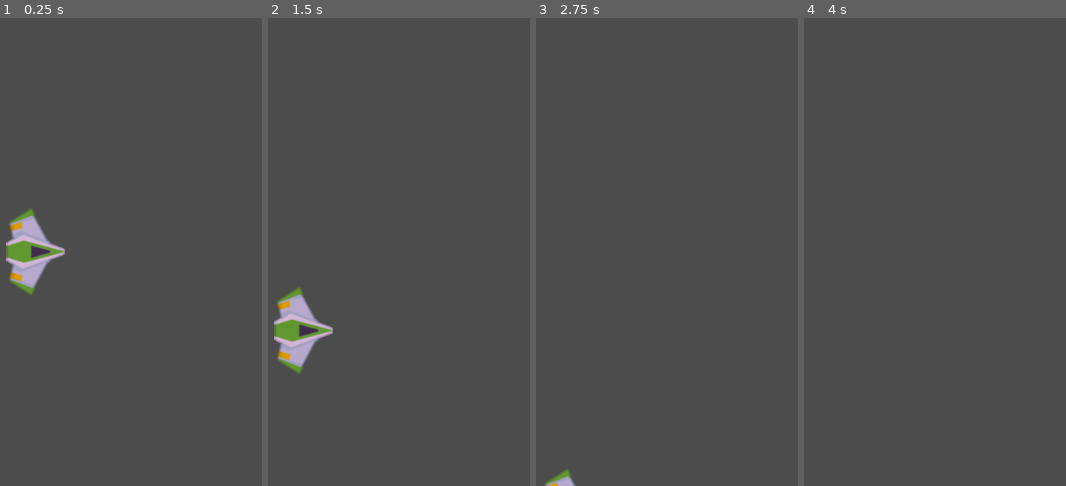
Above: before the commit, frames 1-4 (left to right).
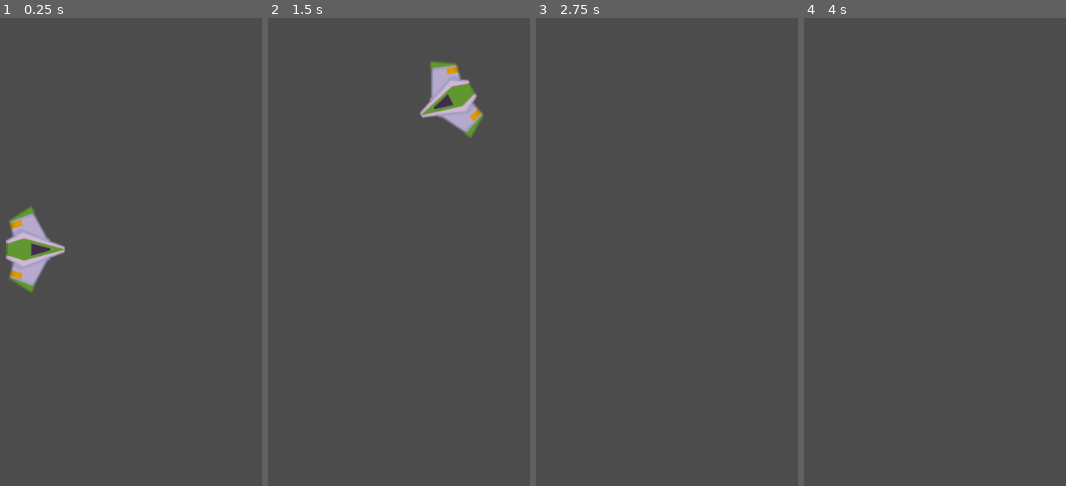
Above: after the commit, the same moments.

Repository: ismael29h/mete0rit0s-juego
Game: Godot game, scene res://Juego/Niveles/NivelTest.tscn
Same seed, same stepped clock (60 frames per second), same inputs: the game is played once before the commit and once after it.
Inputs:
- Up to frame 1 (0.25 s): no input
- Up to frame 2 (1.5 s): hold W (mover_adelante) 0.53-1.28 s; hold A (mover_antihorario) 0.53-1.28 s; tap S (mover_atrás) at 0.8, 1.35 s
- Up to frame 3 (2.75 s): tap D (mover_horario) at 1.55 s; hold W (mover_adelante) from 2.03 s (still down); hold D (mover_horario) from 2.03 s (still down); tap A (mover_antihorario) at 2.3 s
- Up to frame 4 (4 s): release D (mover_horario) at 2.78 s; tap A (mover_antihorario) at 2.85 s; tap S (mover_atrás) at 3.05 s; tap Enter at 3.5 s; release W (mover_adelante) at 3.53 s; hold S (mover_atrás) from 3.53 s (still down); tap D (mover_horario) at 3.8 s

The runs differ from the first frame. In frame 1, 1.2% of the frame differs, in the area x 2-25%, y 40-60%; in frame 2, 4.4%, in the area x 2-83%, y 9-77%; in frame 3, 0.2%; in frame 4, nothing differs.

Commit message:
Script agregado a nave: 'Player' y se ha creado el proyectil del mismo

Diff:
--- a/Juego/Naves/Player/Player.gd
+++ b/Juego/Naves/Player/Player.gd
@@ -0,0 +1,39 @@
+class_name Player
+
+extends RigidBody2D
+
+export var potencia_motor:int = 20
+export var potencia_rotacion:int = 280
+
+var empuje:Vector2 = Vector2.ZERO
+var dir_rotacion:int = 0
+
+
+func _integrate_forces(state: Physics2DDirectBodyState) -> void:
+		# aplicar impulso: adelante-atrás
+	apply_central_impulse(empuje.rotated(rotation))
+	# aplicar torque de rotación
+	apply_torque_impulse(dir_rotacion * potencia_rotacion)
+
+	# debbug
+	#print(rad2deg(rotation))
+	#print(empuje.rotated(rotation))
+
+func _process(delta: float) -> void:
+	player_input()
+
+
+func player_input() -> void:
+	# empuje
+	empuje = Vector2.ZERO
+	if Input.is_action_pressed("mover_adelante"):
+		empuje = Vector2(potencia_motor, 0)
+	elif Input.is_action_pressed("mover_atrás"):
+		empuje = Vector2(-potencia_motor, 0)
+
+	# rotación
+	dir_rotacion = 0
+	if Input.is_action_pressed("mover_antihorario"):
+		dir_rotacion -= 1
+	elif Input.is_action_pressed("mover_horario"):
+		dir_rotacion += 1
--- a/Juego/Naves/Player/Player.tscn
+++ b/Juego/Naves/Player/Player.tscn
@@ -1,17 +1,24 @@
-[gd_scene load_steps=4 format=2]
+[gd_scene load_steps=5 format=2]
 
 [ext_resource path="res://Juego/Naves/Player/player_base.png" type="Texture" id=1]
 [ext_resource path="res://Juego/Naves/Player/Player.gd" type="Script" id=2]
+
+[sub_resource type="PhysicsMaterial" id=2]
+friction = 0.0
 
 [sub_resource type="CircleShape2D" id=1]
 radius = 37.0135
 
 [node name="Player" type="RigidBody2D"]
-rotation = 1.5708
+physics_material_override = SubResource( 2 )
+gravity_scale = 0.0
+linear_damp = 1.0
+angular_damp = 4.0
 script = ExtResource( 2 )
 
 [node name="SpritePlayer" type="Sprite" parent="."]
 modulate = Color( 0.862745, 0.74902, 0.886275, 1 )
+rotation = 1.5708
 texture = ExtResource( 1 )
 
 [node name="CollisionPlayer" type="CollisionShape2D" parent="."]
--- /dev/null
+++ b/Juego/Proyectiles/Proyectil.gd
@@ -0,0 +1,16 @@
+class_name Proyectil
+extends Area2D
+
+var velocidad:Vector2 = Vector2.ZERO
+var danio:float
+
+
+func _physics_process(delta: float) -> void:
+	position += velocidad * delta
+
+
+# constructor
+func crear(pos:Vector2, dir:float, vel: float, danio_p:int) -> void:
+	position = pos
+	rotation = dir
+	velocidad = Vector2(vel, 0).rotated(dir)
--- /dev/null
+++ b/Juego/Proyectiles/Proyectil.tscn
@@ -0,0 +1,24 @@
+[gd_scene load_steps=4 format=2]
+
+[ext_resource path="res://Juego/Proyectiles/Proyectil_Player3.png" type="Texture" id=1]
+[ext_resource path="res://Juego/Proyectiles/Proyectil.gd" type="Script" id=2]
+
+[sub_resource type="CapsuleShape2D" id=1]
+radius = 7.0
+height = 24.0
+
+[node name="Proyectil" type="Area2D"]
+script = ExtResource( 2 )
+
+[node name="Sprite" type="Sprite" parent="."]
+rotation = 1.5708
+texture = ExtResource( 1 )
+
+[node name="CollisionShape2D" type="CollisionShape2D" parent="."]
+rotation = 1.5708
+shape = SubResource( 1 )
+
+[node name="VisibilityNotifier2D" type="VisibilityNotifier2D" parent="."]
+position = Vector2( -0.0441927, -0.176778 )
+rotation = 1.5708
+scale = Vector2( 0.699479, 1.90598 )
--- a/project.godot
+++ b/project.godot
@@ -7,6 +7,22 @@
 ;   param=value ; assign values to parameters
 
 config_version=4
+
+_global_script_classes=[ {
+"base": "RigidBody2D",
+"class": "Player",
+"language": "GDScript",
+"path": "res://Juego/Naves/Player/Player.gd"
+}, {
+"base": "Area2D",
+"class": "Proyectil",
+"language": "GDScript",
+"path": "res://Juego/Proyectiles/Proyectil.gd"
+} ]
+_global_script_class_icons={
+"Player": "",
+"Proyectil": ""
+}
 
 [application]
 
Binary file added: Juego/Proyectiles/Proyectil_Player1.png
Not shown, added: Juego/Proyectiles/Proyectil_Player1.png.import
Binary file added: Juego/Proyectiles/Proyectil_Player2.png
Not shown, added: Juego/Proyectiles/Proyectil_Player2.png.import
Binary file added: Juego/Proyectiles/Proyectil_Player3.png
Not shown, added: Juego/Proyectiles/Proyectil_Player3.png.import
Binary file added: Juego/Proyectiles/Proyectil_Player4.png
Not shown, added: Juego/Proyectiles/Proyectil_Player4.png.import
Binary file added: Juego/Proyectiles/Proyectil_Player5.png
Not shown, added: Juego/Proyectiles/Proyectil_Player5.png.import
